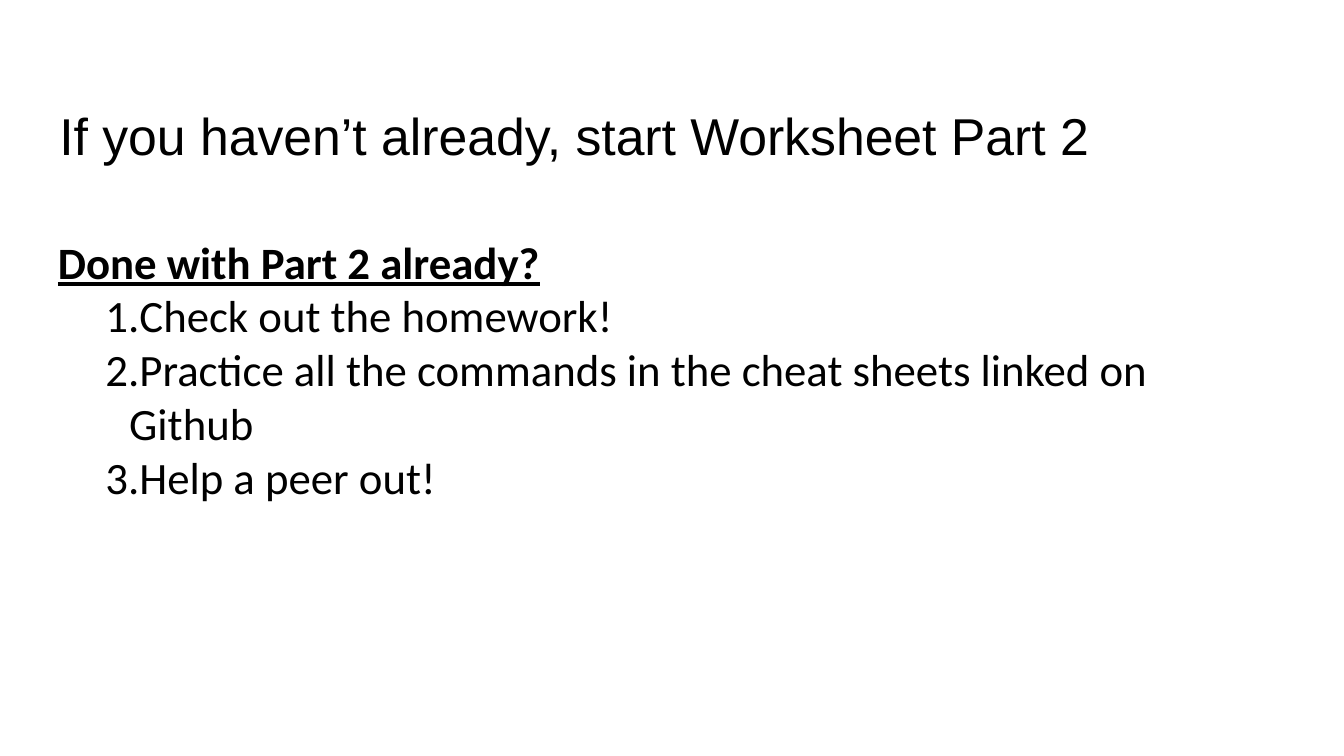
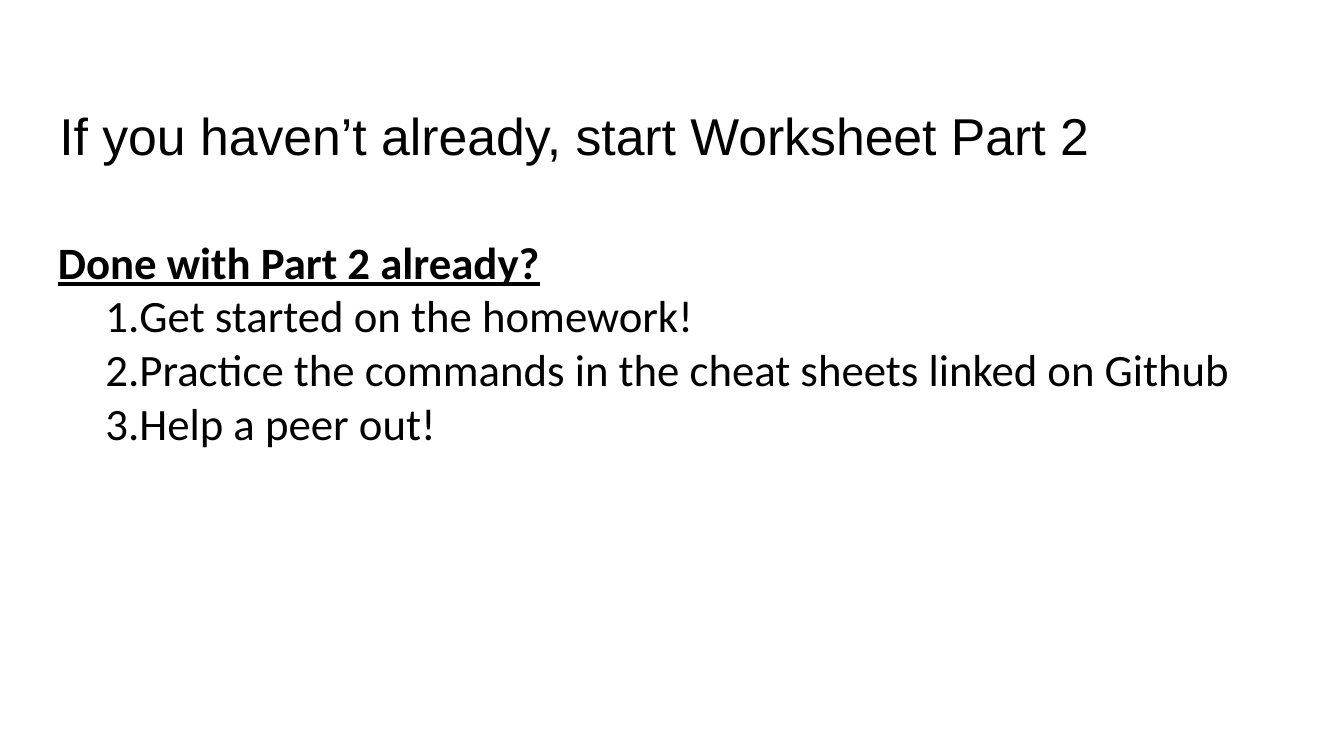
Before and after one commit to Dowell-Lab/srworkshop, a slide deck: slide 24 of day02/slides/Day2_Slides_2023.pptx (slide 10 before the commit). Drawn at 1344x756 pixels with LibreOffice and Linux fonts; fonts in the diff are those of the drawing. Boxes give left, top, right and bottom in pixels: in the first picture for what was removed or moved away, otherwise in the second. Text is boxed around its words. In the diff, an @@ line names an element or a change of style, - is before the commit and + after.

```diff
--- a/day02/slides/Day2_Slides_2023.pptx
+++ b/day02/slides/Day2_Slides_2023.pptx
@@ text at [105, 301, 1229, 387]: text changed @@
-    1. Check out the homework!
-    2. Practice all the commands in the cheat sheets linked on Github
+    1. Get started on the homework!
+    2. Practice the commands in the cheat sheets linked on Github
```
Also in this commit, not shown: 9 other slides changed, 6 slides added.
